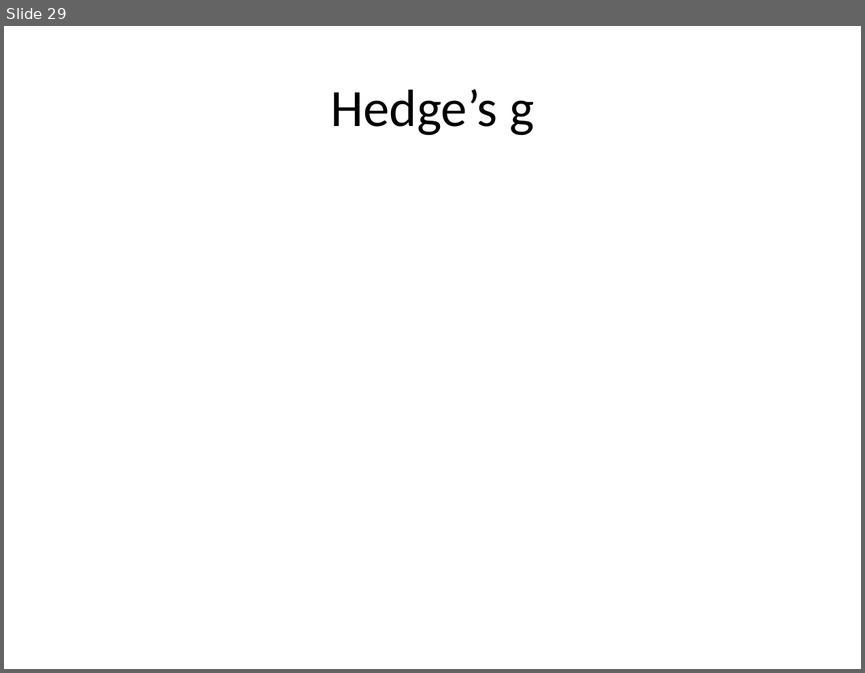
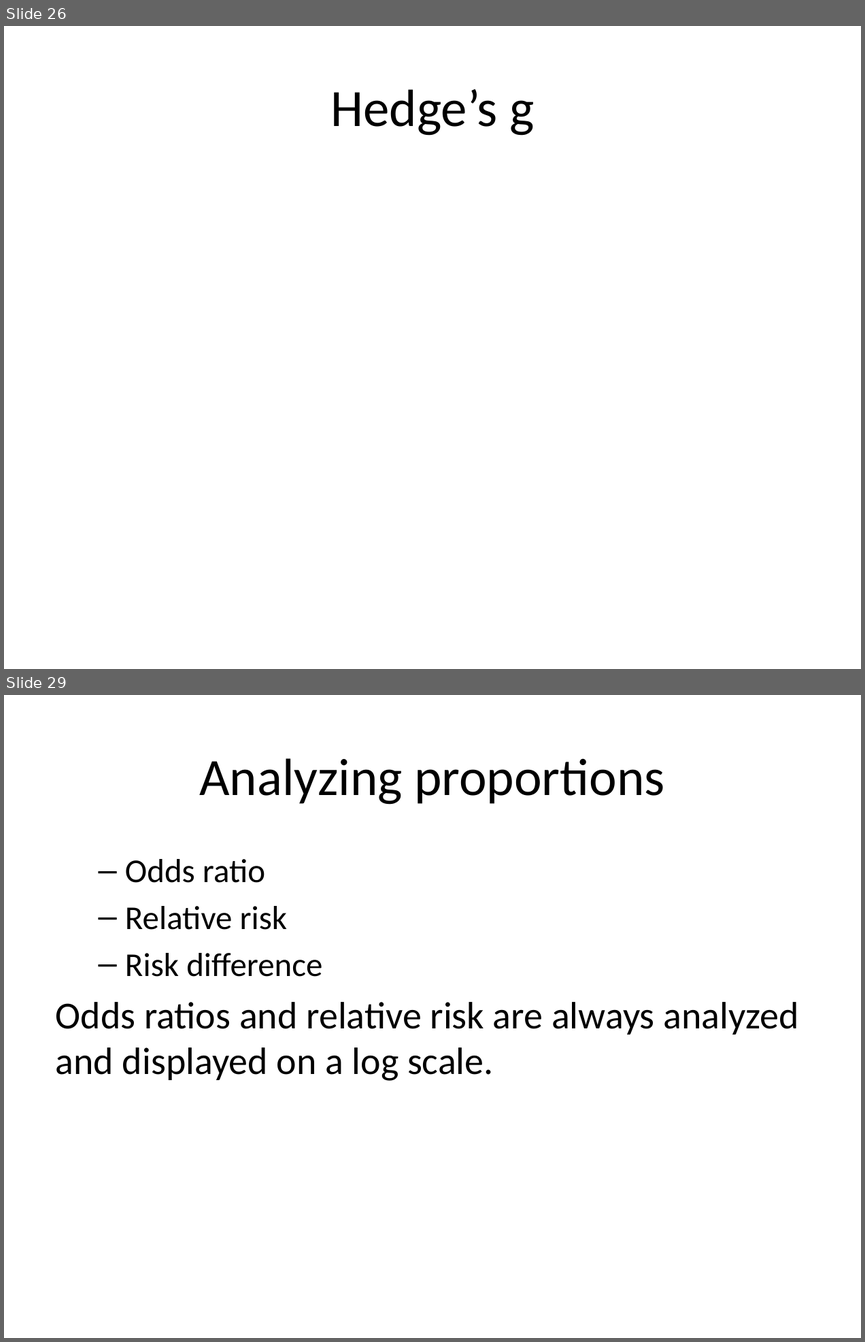
Before and after one commit to pmean/introduction-meta-analysis, a slide deck: src/intro.pptx. Shown one above the other, each under a label of ours: slide 29 before the commit, slides 26 and 29 after it; the slides between them are not shown. The pictures are 865x673 and 865x1342 pixels, drawn with LibreOffice and Linux fonts; fonts in the diff are those of the drawing. Boxes give left, top, right and bottom in pixels: in the first picture for what was removed or moved away, otherwise in the second. Text is boxed around its words. In the diff, an @@ line names an element or a change of style, - is before the commit and + after.

```diff
--- a/src/intro.pptx
+++ b/src/intro.pptx
@@ slide 29 added at (4, 695, 861, 1338), background #FFFFFF @@
@@ title added at (199, 758, 664, 804), 44 pt, text #000000 @@
+Analyzing proportions
@@ text added at (56, 859, 798, 1081), 32 pt, text #000000 @@
+  – Odds ratio
+  – Relative risk
+  – Risk difference
+Odds ratios and relative risk are always analyzed and displayed on a log scale.
@@ what was slide 29 is now slide 26 @@
```
Also in this commit, not shown: 6 slides changed, 13 other slides added, 6 slides removed, 8 other files.
